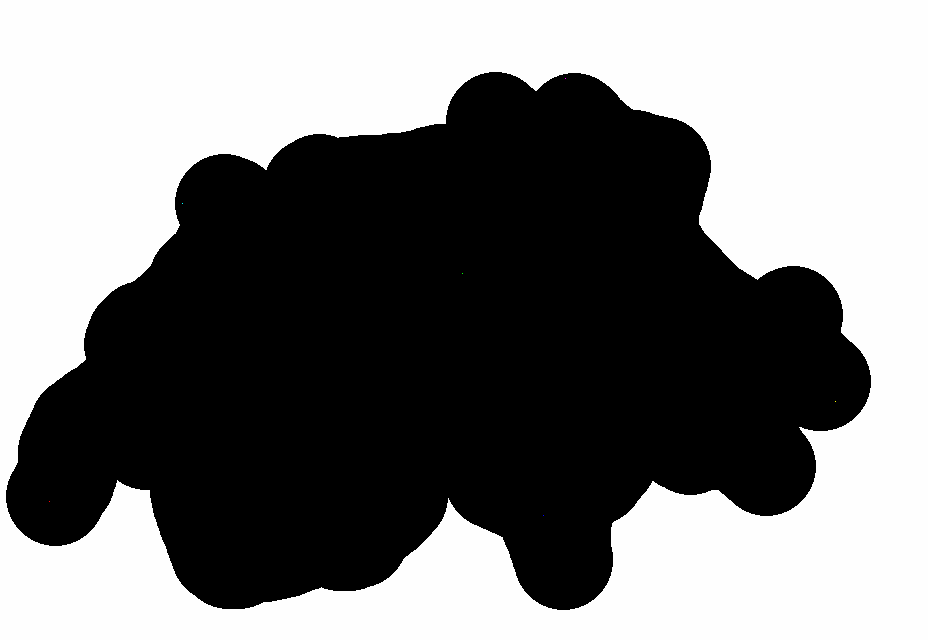
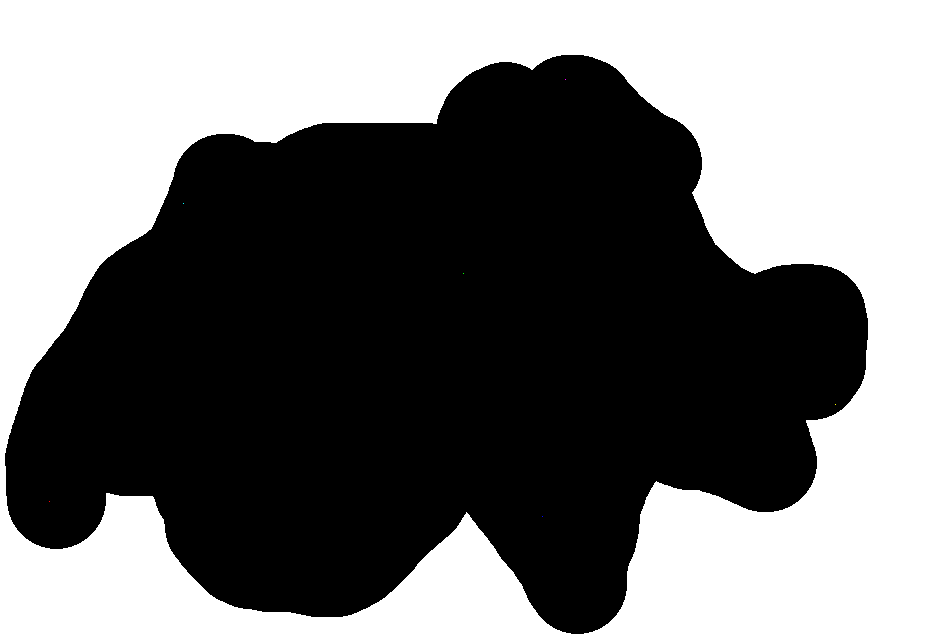
Two versions of the same layered image (928×640). Layer-by-layer changes:
moved "Layer #2" above "Layer #1", painted on it over bbox(6, 72, 871, 610)
painted on "Layer #1" over bbox(49, 78, 836, 516)
moved "Layer" above "20060112_hstop_de_c.gif", painted on it over bbox(5, 55, 871, 634)
added layer "Layer #3" over bbox(5, 55, 871, 634)
